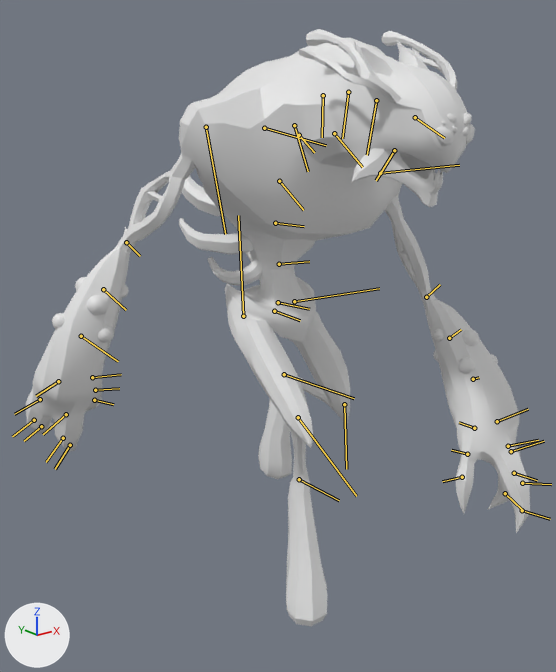
An edit to the FBX model Assets/Animations/PESADILLA/P_WalkBasic.fbx, drawn before and after from the same camera.
The view is the same before and after, from a 50 mm camera at (-1.459, -1.669, 1.49) aimed at (-0.06, 0.08, 0.79). Lighting does not change. The marker at lower left points along +X, +Y and +Z. Both versions are drawn at frame 36 of the action 'Take 001'; the numbers are the values there. The bones that bend it are drawn over the model as lines.

Names of what the first picture shows: 'Body_low', 'PretuberanciasDER_low_Roundcube.001', 'Rib2_low', 'Rib3_low'.
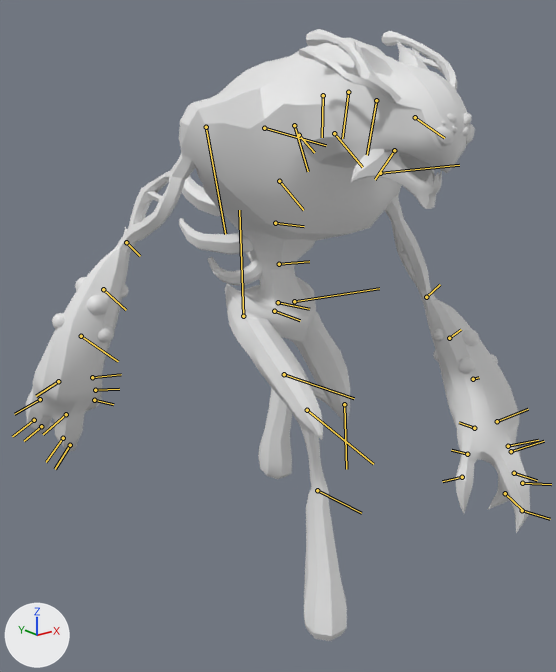
The edits, one by one:
Bone 'Leg_Right' (bone_leg_right) turns from (28, 13, 30) to (28, 15, 34) degrees about its own x, y and z.
Bone 'Knee_Right' (bone_knee_right) turns from (0, 0, 3) to (0, -1, 15) degrees about its own x, y and z.
Bone 'Foot_Right' (bone_foot_right) turns from (12, -23, -33) to (18, -20, -49) degrees about its own x, y and z.

Pixel boxes [x1, y1, x2, y2] of what changed, in the pictures (556 x 672 px):
'Body_low', posed
    before: [26, 29, 530, 626]
    after: [26, 29, 530, 641]
bone 'Leg_Right', root to tip
    before: (243, 316) to (238, 215)
    after: (243, 316) to (239, 210)
bone 'Knee_Right', root to tip
    before: (298, 417) to (356, 496)
    after: (307, 410) to (373, 464)
bone 'Foot_Right', root to tip
    before: (299, 479) to (339, 500)
    after: (317, 490) to (361, 513)
